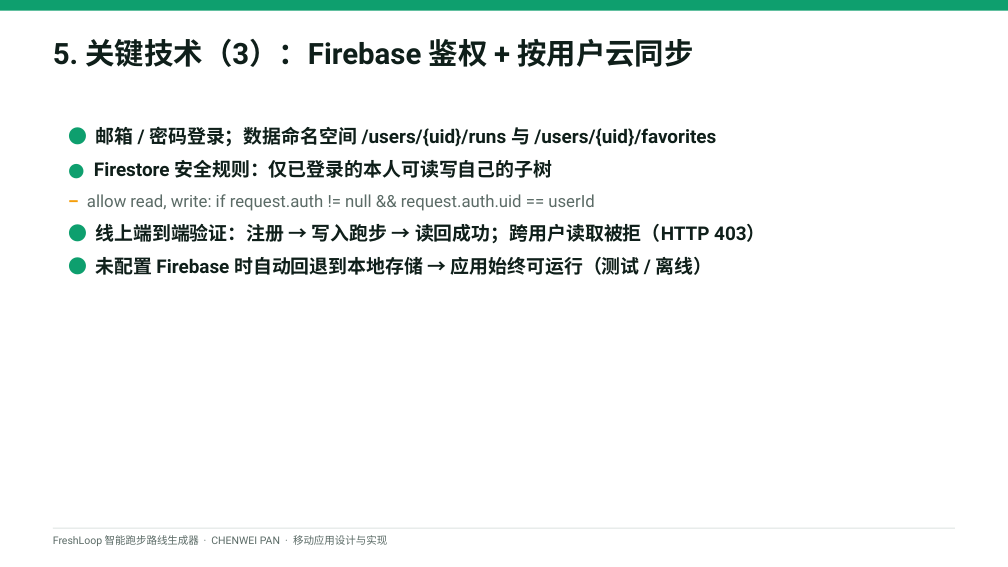
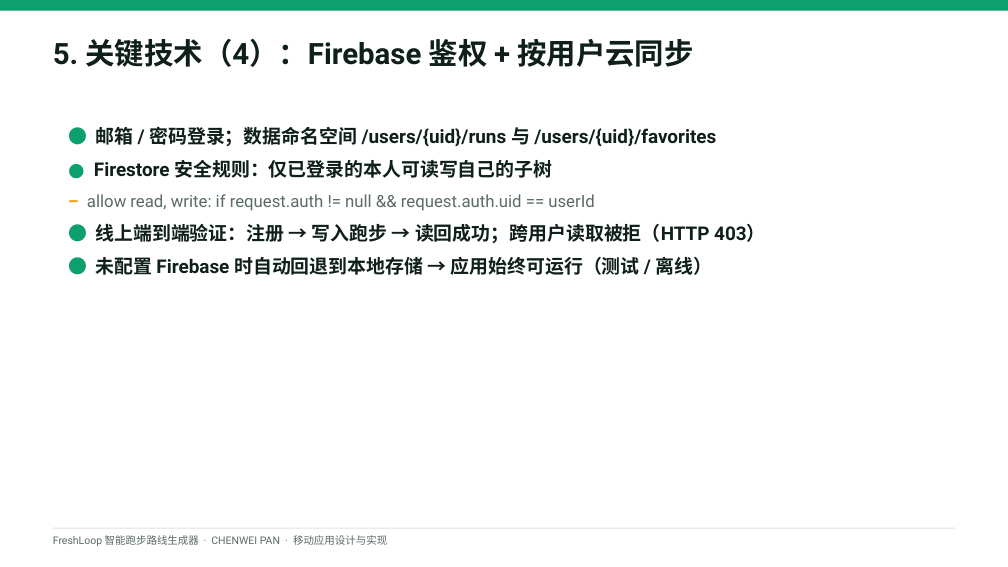
Before and after one commit to Marxtu/freshloop, a slide deck: slide 10 of docs/答辩PPT-FreshLoop-CHENWEI-PAN.pptx (slide 9 before the commit). Drawn at 1008x567 pixels with LibreOffice and Linux fonts; fonts in the diff are those of the drawing. Boxes give left, top, right and bottom in pixels: in the first picture for what was removed or moved away, otherwise in the second. Text is boxed around its words. In the diff, an @@ line names an element or a change of style, - is before the commit and + after.

Commit message:
docs: add route-generation data-flow diagram and openable-history screenshots
- New on-brand data-flow diagram (generate candidates -> enrich -> score ->
  rank) added to the README ('How route generation works' section) and as a
  new slide in the defense deck (renumbered the 关键技术 series accordingly).
- New screenshots for the openable run history: the history list (now showing
  each run's date) and the run-detail screen (trail on a map + full stats),
  added to the README gallery.

```diff
--- a/docs/答辩PPT-FreshLoop-CHENWEI-PAN.pptx
+++ b/docs/答辩PPT-FreshLoop-CHENWEI-PAN.pptx
@@ text at (x1=53, y1=39, x2=693, y2=67): text changed @@
-5. 关键技术（3）：Firebase 鉴权 + 按用户云同步
+5. 关键技术（4）：Firebase 鉴权 + 按用户云同步
```
Also in this commit, not shown: 3 other slides changed, 1 slide added, 4 other files.
